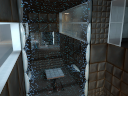
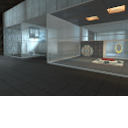
Layer changes from the first 128px x 128px image to the second:
added layer "menu_thumb_p3coop_03.tga" above "menu_thumb_p3coop_04.tga" over (0, 0, 128, 96)
hid "menu_thumb_p2coop_13.tga" over (0, 0, 128, 96)